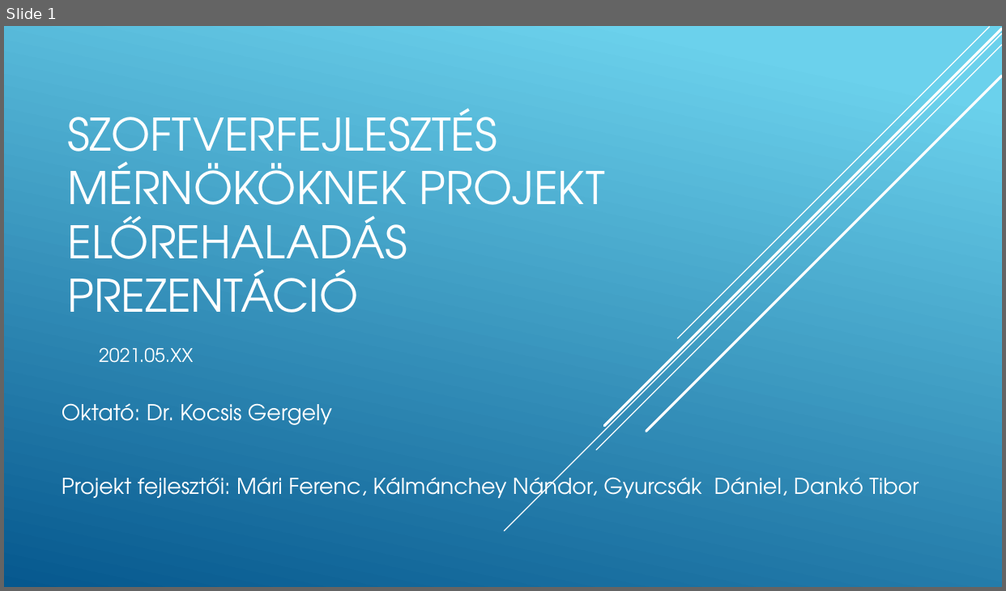
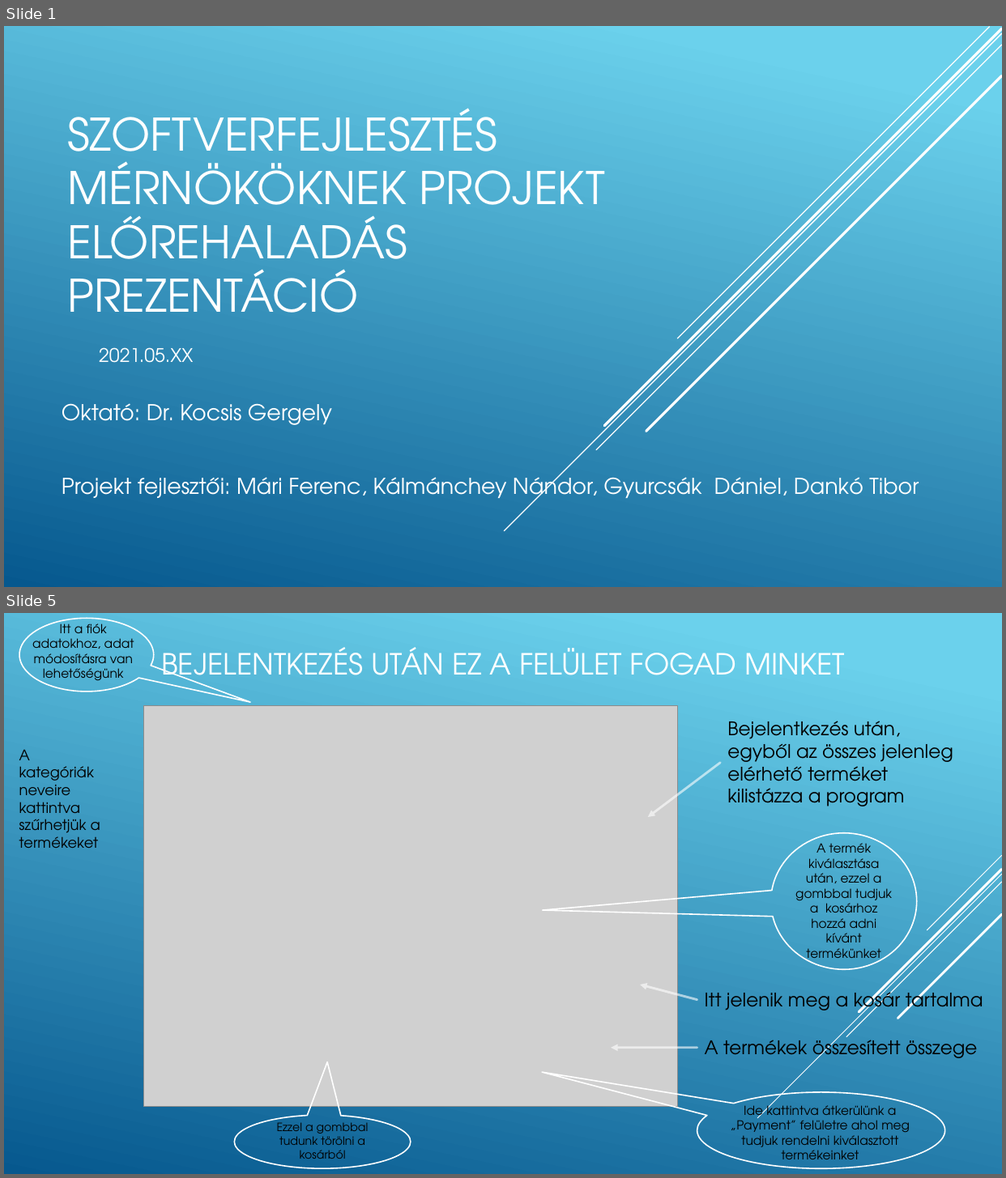
Before and after one commit to mariferi/Pontus, a slide deck: Végső_Szoftverfejlesztes_mernokoknek_projekt_elorehaladas_prezentacio.pptx. Shown one above the other, each under a label of ours: slide 1 before the commit, slides 1 and 5 after it; the slides between them are not shown. The pictures are 1006x591 and 1006x1178 pixels, drawn with LibreOffice and Linux fonts; fonts in the diff are those of the drawing; grey boxes stand for pictures. Boxes give left, top, right and bottom in pixels: in the first picture for what was removed or moved away, otherwise in the second. Text is boxed around its words. In the diff, an @@ line names an element or a change of style, - is before the commit and + after.

```diff
--- a/Végső_Szoftverfejlesztes_mernokoknek_projekt_elorehaladas_prezentacio.pptx
+++ b/Végső_Szoftverfejlesztes_mernokoknek_projekt_elorehaladas_prezentacio.pptx
@@ slide 5 added at <box>4,613,1002,1174</box>, background gradient #6ED2EB to #06588E @@
@@ speech bubble added at <box>19,618,154,692</box>, outline #FFFFFF 1.25 pt @@
@@ text added at <box>32,620,134,684</box>, 12 pt, text #000000 @@
+Itt a fiók adatokhoz, adat módosításra van lehetőségünk
@@ title added at <box>161,647,845,688</box>, 28 pt, text #FFFFFF @@
+BEJELENTKEZÉS UTÁN EZ A FELÜLET FOGAD MINKET
@@ picture added at <box>144,706,678,1107</box> @@
@@ text added at <box>727,721,953,807</box>, 18 pt, text #000000 @@
+Bejelentkezés után, egyből az összes jelenleg elérhető terméket kilistázza a program
@@ text added at <box>19,749,100,848</box>, 14 pt, text #000000 @@
+A kategóriák neveire kattintva szűrhetjük a termékeket
@@ arrow added from (720, 763) to (648, 817), #FFFFFF 2.25 pt @@
@@ speech bubble added at <box>771,833,918,969</box>, outline #FFFFFF 1.25 pt @@
@@ text added at <box>795,843,892,965</box>, 12 pt, text #000000 @@
+A termék kiválasztása után, ezzel a gombbal tudjuk a kosárhoz hozzá adni kívánt termékünket
@@ group added at <box>758,855,1002,1118</box>: 5 lines @@
@@ arrow added from (697, 1000) to (641, 985), #FFFFFF 2.25 pt @@
@@ text added at <box>705,988,983,1016</box>, 18 pt, text #000000 @@
+Itt jelenik meg a kosár tartalma
@@ arrow added from (697, 1048) to (612, 1048), #FFFFFF 2.25 pt @@
@@ text added at <box>705,1036,977,1064</box>, 18 pt, text #000000 @@
+A termékek összesített összege
@@ speech bubble added at <box>697,1093,945,1169</box>, outline #FFFFFF 1.25 pt @@
@@ speech bubble added at <box>235,1115,411,1169</box>, outline #FFFFFF 1.25 pt @@
@@ text added at <box>277,1122,368,1159</box>, 11 pt, text #000000 @@
+Ezzel a gombbal tudunk törölni a kosárból
@@ text added at <box>731,1101,910,1160</box>, 12 pt, text #000000 @@
+Ide kattintva átkerülünk a „Payment” felületre ahol meg tudjuk rendelni kiválasztott termékeinket
```
Also in this commit, not shown: 8 other slides added.
